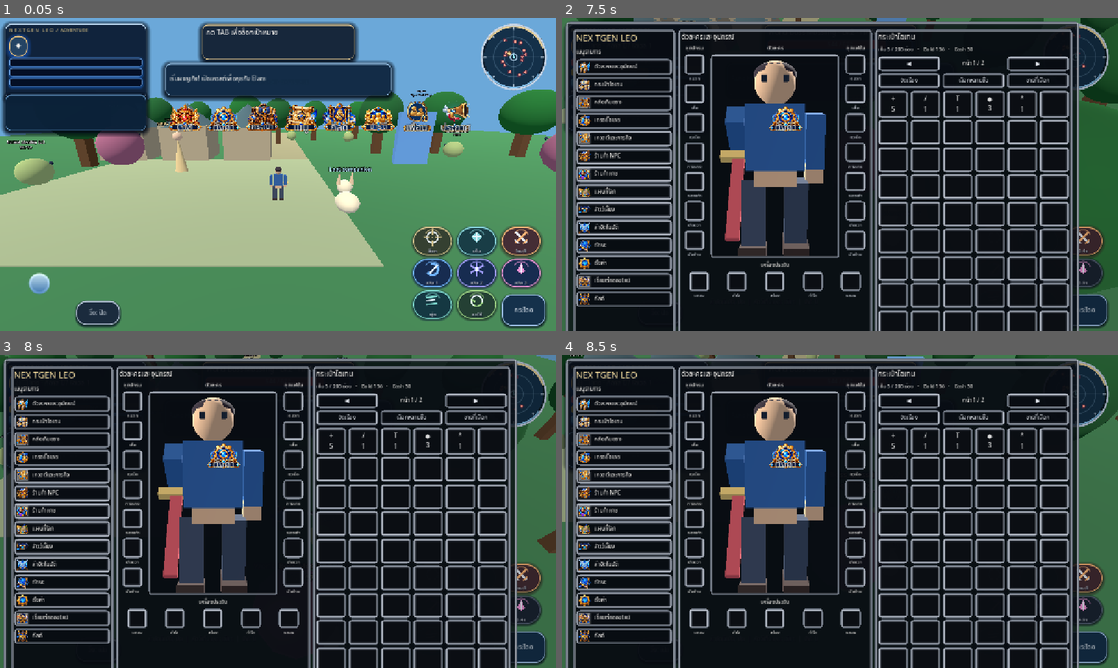
Above: before the commit, frames 1-4 (two rows, left to right).
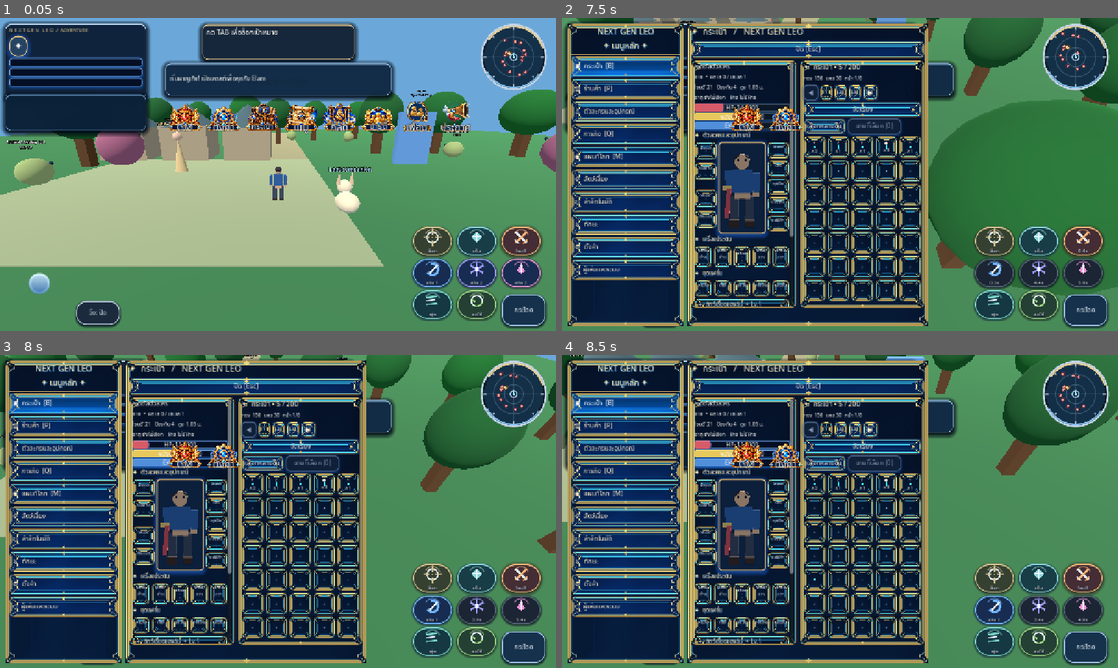
Above: after the commit, the same moments.

Repository: redfullmoon209-debug/NexTgenLeo
Game: Godot game, scene res://scenes/main.tscn
Two runs of this game, one before a commit and one after it. Both use one fixed random seed, a clock stepped at 60 frames per second and the inputs below.
Inputs (mouse positions are in pixels of both pictures, inside the frame that each line leads up to):
- Up to frame 1 (0.05 s): no input
- Up to frame 2 (7.5 s): click "กระโดด" at 0.5 s; tap Enter at 1.25 s; move the mouse to (962, 158) at 1.27 s; hold D 1.28-2 s; tap Tab at 1.35 s; click (962, 158) at 1.42 s; tap Space at 1.52, 4.52 s; drag from (728, 190) to (812, 237) at 2.02 s; move the mouse to (895, 105) at 2.77 s; hold D 2.78-3.5 s; tap 1 at 2.85 s; drag from (812, 237) to (673, 127) at 3.52 s; move the mouse to (1006, 221) at 4.27 s; hold A 4.28-5 s; tap 3 at 4.35 s; drag from (673, 127) to (756, 96) at 5.02 s; move the mouse to (867, 174) at 5.77 s; hold S 5.78-6.5 s; tap H at 5.85 s; click (867, 174) at 5.92 s; drag from (756, 96) to (728, 190) at 6.52 s; move the mouse to (962, 158) at 7.27 s; hold W from 7.28 s (still down); tap B at 7.35 s
- Up to frame 3 (8 s): keep holding W; tap Space at 7.52 s
- Up to frame 4 (8.5 s): release W at 8 s; drag from (728, 527) to (812, 574) at 8.02 s

Frame 1 is identical in both runs. In frame 2, 91% of the frame differs, in the area x 0-100%, y 0-100%; in frame 3, 91%; in frame 4, 91%.
Error after the commit: Parse Error: Expected closing "}" after dictionary elements. (res://scripts/silver_inventory_workspace.gd:479)

Commit message:
Implement interactive skill upgrade UI and skill hotbar assignment

Diff:
--- a/scripts/silver_inventory_workspace.gd
+++ b/scripts/silver_inventory_workspace.gd
@@ -475,56 +475,8 @@
 	var menu_title: String = {
 		"Shop":"ร้านค้า NPC", "Cash":"ร้านค้าแคช", "Quest":"เควสต์และภารกิจ",
 		"World":"แผนที่โลก", "Pet":"สัตว์เลี้ยง", "Auto":"ล่าอัตโนมัติ",
-		"Skills":"ทักษะ", "Settings":"ตั้งค่า", "Connect":"เชื่อมต่อออนไลน์",
-		"Storage":"คลังเก็บของ", "Trade":"เทรดซื้อขาย", "Guild":"กิลด์"
-	}.get(mode, mode)
-	extension_content.add_child(_label(menu_title, 18))
-	_button("ปิดกรอบเสริม", func(): _set_extension(""), extension_content, 33)
-	match mode:
-		"Shop", "Cash":
-			_extension_shop(mode == "Cash")
-		"Quest":
-			_extension_quest()
-		"World":
-			for i in range(GameState.balance.maps.size()):
-				var map_index: int = i
-				var map_name: String = str(GameState.balance.maps[i].get("name", "Map"))
-				_button("ไปยัง " + map_name, func(): game.call("_warp", map_index), extension_content, 36)
-		"Pet":
-			extension_content.add_child(_label("สัตว์เลี้ยง Lv.%d · EXP %d\nวิวัฒนาการ %d / 5" % [GameState.pet_level, GameState.pet_exp, GameState.pet_stage], 13))
-			_button("เรียกสัตว์เลี้ยง" if not GameState.pet_enabled else "เก็บสัตว์เลี้ยง", func():
-				GameState.pet_enabled = not GameState.pet_enabled
-				game.call("_save")
-				call_deferred("_set_extension", "Pet")
-			, extension_content, 40)
-		"Auto":
-			extension_content.add_child(_label("เลือกสกิลที่ใช้ระหว่างล่าอัตโนมัติ", 12))
-			for i in range(3):
-				var slot_index: int = i
-				var check := CheckButton.new()
-				check.text = str(GameState.skill_definition(i + 1).get("name", "Skill"))
-				check.button_pressed = bool(game.hunt_skills[i])
-				check.toggled.connect(func(on: bool): game.call("_select_hunt_skill", slot_index, on))
-				extension_content.add_child(check)
-			for radius in [12.0, 20.0, 36.0]:
-				var hunting_radius: float = float(radius)
-				_button("ระยะล่า %d เมตร" % int(radius), func(): game.call("_select_hunt_radius", hunting_radius), extension_content, 34)
-			_button("เปิด / ปิดล่าอัตโนมัติ", func(): game.call("_action", 7); close_workspace(), extension_content, 41)
 		"Skills":
-			extension_content.add_child(_label("สกิลขั้นแรก / จอมจ้าว", 13))
-			for skill_no in range(1, 4):
-				var info: Dictionary = GameState.skill_definition(skill_no)
-				extension_content.add_child(_label("%d. %s\nStamina %.0f · คูลดาวน์ %.1f วิ" % [skill_no, str(info.get("name", "Skill")), float(info.get("cost", 0.0)), float(info.get("cooldown", 0.0))], 12))
-			if GameState.class_rank >= 3 and GameState.class_rank < 5 and GameState.selected_element in GameState.balance.element_skills:
-				for slot_no in range(3):
-					for source_no in range(3):
-						var target_slot: int = slot_no
-						var source_slot: int = source_no
-						var definition: Dictionary = GameState.balance.element_skills[GameState.selected_element][source_no]
-						_button("ช่อง %d: %s" % [slot_no + 1, str(definition.get("name", "Skill"))], func():
-							GameState.set_skill_slot(target_slot, source_slot)
-							game.call("_tell", "อัปเดตสกิลแล้ว")
-						, extension_content, 33)
+			_extension_skills()
 		"Settings":
 			_button("บันทึกเกม", func(): game.call("_save"); game.call("_tell", "บันทึกเกมแล้ว"), extension_content)
 			_button("ปรับตำแหน่งปุ่ม HUD", func(): game.layout_edit = not game.layout_edit; close_workspace(), extension_content)
@@ -603,6 +555,62 @@
 	_button("เลื่อนคลาส (Lv.100 + เควสต์)", func():
 		game.call("_tell", "เลื่อนคลาสสำเร็จ" if GameState.advance_class() else "ยังไม่ผ่านเงื่อนไข")
 	, extension_content, 40)
+
+func _extension_skills() -> void:
+	extension_content.add_child(_label("แต้มสกิล %d  •  ทอง %d" % [GameState.skill_points, GameState.gold], 15))
+	extension_content.add_child(_label("เลเวลเพิ่ม = +1 แต้ม\nอัปสกิลใช้ 1 แต้ม + เงินทอง", 11))
+	if is_instance_valid(game) and (game.network.active or game.network.connecting):
+		extension_content.add_child(_label("โหมดออนไลน์: การอัปสกิลรอระบบเซิร์ฟเวอร์", 12))
+		return
+	var catalog: Array = GameState.skill_catalog()
+	var layout := GridContainer.new()
+	layout.columns = 3
+	layout.name = "SkillHotbarSlots"
+	extension_content.add_child(layout)
+	for slot in range(3):
+		var source := GameState.skill_source(slot)
+		var title := "ว่าง"
+		if source >= 0 and source < catalog.size():
+			title = str(catalog[source].get("name", "สกิล"))
+		var box := _button("ช่อง %d\n%s" % [slot + 1, title], func(): pass, layout, 55.0)
+		box.name = "SkillHotbarSlot%d" % (slot + 1)
+		box.disabled = true
+	for source in range(catalog.size()):
+		var index: int = source
+		var skill: Dictionary = catalog[index]
+		var role := str(skill.get("role", ""))
+		var passive := role.begins_with("passive_")
+		var level_value := GameState.skill_level(index)
+		extension_content.add_child(_label("%02d. %s\n%s · Lv.%d/10 · พลังงาน %d" % [index + 1, str(skill.get("name", "สกิล")), "ติดตัว" if passive else "กดใช้", level_value, int(skill.get("cost", 0))], 12))
+		var upgrade_cost: int = GameState.skill_gold_cost(index)
+		if upgrade_cost >= 0:
+			var upgrade := _button("＋ อัปสกิล 1 แต้ม / %d ทอง" % upgrade_cost, func():
+				if GameState.upgrade_skill(index):
+					game.call("_save")
+					game.call("_tell", "อัปเกรดสกิลสำเร็จ")
+					call_deferred("_set_extension", "Skills")
+				else:
+					game.call("_tell", "แต้มสกิลหรือเงินทองไม่เพียงพอ")
+			, extension_content, 36.0)
+			upgrade.name = "UpgradeSkill%d" % index
+			upgrade.disabled = not GameState.can_upgrade_skill(index)
+		else:
+			extension_content.add_child(_label("อัปเลเวลสูงสุดแล้ว", 11))
+		if not passive:
+			var equip_row := HBoxContainer.new()
+			extension_content.add_child(equip_row)
+			for slot in range(3):
+				var target_slot: int = slot
+				var equip := _button("ช่อง %d" % (target_slot + 1), func():
+					if GameState.set_skill_slot(target_slot, index):
+						game.call("_save")
+						game.call("_tell", "เปลี่ยนช่องสกิลแล้ว")
+						call_deferred("_set_extension", "Skills")
+					else:
+						game.call("_tell", "ไม่สามารถจัดช่องสกิลได้")
+				, equip_row, 34.0)
+				equip.disabled = not GameState.can_equip_skill(target_slot, index)
+
 
 func _layout() -> void:
 	if not is_instance_valid(main_frame):
